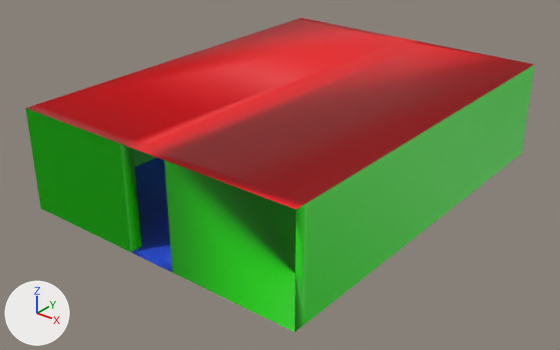
The FBX model SferoTestVR/Assets/Art/Models/Rooms/Standard/3x4_Room.fbx: old version first, new version second.
Rendered twice from a 50 mm camera at (109.0, -60.8, 27.6) aimed at (74.7, -18.0, 1.0). Lighting does not change. The marker at lower left points along +X, +Y and +Z. Where no turn or scale is listed for an object, it has been applied to the vertices.

The older version as bpy lines, for what is in view:
```python
me_cube_005 = bpy.data.meshes.new('Cube.005')
me_cube_005.from_pydata(...)  # 40 vertices, 42 faces; spans x -12.0..12.0, y -32.0..0.0, z 0.0..8.0
# faces by material slot: [12, 18, 12]
me_cube_005.materials.append(mat_floor)  # blue #2953e7
me_cube_005.materials.append(mat_wall)  # green #1de700
me_cube_005.materials.append(mat_ceiling)  # red #e7000f
# before: 0 (12.0, 0.0, 0.0) at pixel (521, 153), 1 (12.0, 0.0, 8.0) at pixel (534, 64), 4 (-12.0, 0.0, 0.0), 5 (-12.0, 0.0, 8.0) at pixel (301, 17), 14 (2.0, 0.0, 0.0)
# before: 16 (-2.0, 0.0, 0.0), 17 (-2.0, 0.0, 8.0) at pixel (387, 35), 19 (2.0, 0.0, 8.0) at pixel (426, 42), 21 (12.0, -1.0, 0.0) at pixel (516, 157), 22 (12.0, -1.0, 8.0) at pixel (529, 67)
# before: 24 (-12.0, -1.0, 0.0), 27 (-12.0, -1.0, 8.0) at pixel (294, 19), 29 (-2.0, -1.0, 8.0) at pixel (381, 37), 33 (2.0, -1.0, 8.0) at pixel (420, 45), 35 (2.0, -1.0, 0.0)
# before: 39 (-2.0, -1.0, 0.0)
ob_3x4_room = bpy.data.objects.new('3x4 Room', me_cube_005)
ob_3x4_room.location = (75.0, 0.0, 0.0)
```
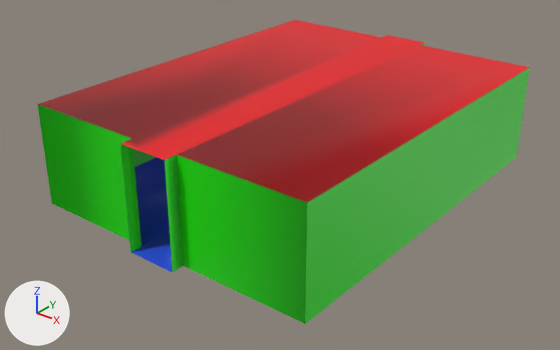
Changed parts and their boxes (x1, y1, x2, y2) in the pictures (560 x 350 px):
'3x4 Room', reshaped
    before: (25, 18, 535, 332)
    after: (37, 20, 530, 324)
part 1 of me_cube_005, deleted
    before: (296, 18, 535, 157)
part 2 of me_cube_005, cut back
    before: (25, 104, 307, 332)
    after: (37, 104, 131, 240)

Patch to the scene script:
```diff
--- a/SferoTestVR/Assets/Art/Models/Rooms/Standard/3x4_Room.fbx.py
+++ b/SferoTestVR/Assets/Art/Models/Rooms/Standard/3x4_Room.fbx.py
@@ me_cube_005 @@
 # used by ob_3x4_room; location = (75.0, 0.0, 0.0)
 # verts and faces of me_cube_005; kept vertices keep their numbers, new ones are numbered from 40
-me_cube_005.from_pydata(...)  # 40 vertices, 42 faces; spans x -12.0..12.0, y -32.0..0.0, z 0.0..8.0
+me_cube_005.from_pydata(...)  # 32 vertices, 26 faces; spans x -12.0..12.0, y -32.0..0.0, z 0.0..8.0
+# me_cube_005 part 1
+delete_vertices([0, 1, 4, 5])  # with the faces that use them
+# me_cube_005 part 2
+# 4 vertices are removed from x -12.0..12.0, y -32.0, z 0.0..8.0
+# 9 faces are deleted
+# 1 new face joins them, mat_wall (green #1de700)
 me_cube_005.materials.append(mat_floor)
```
